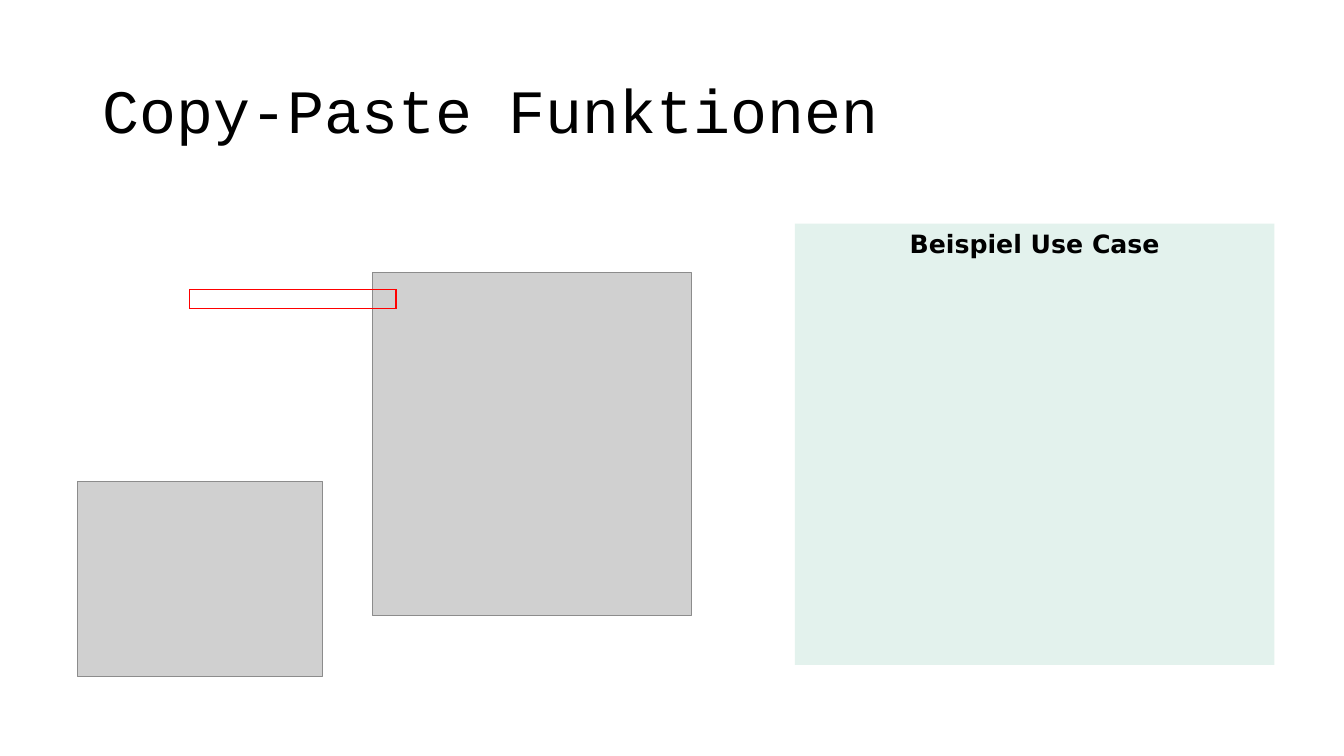
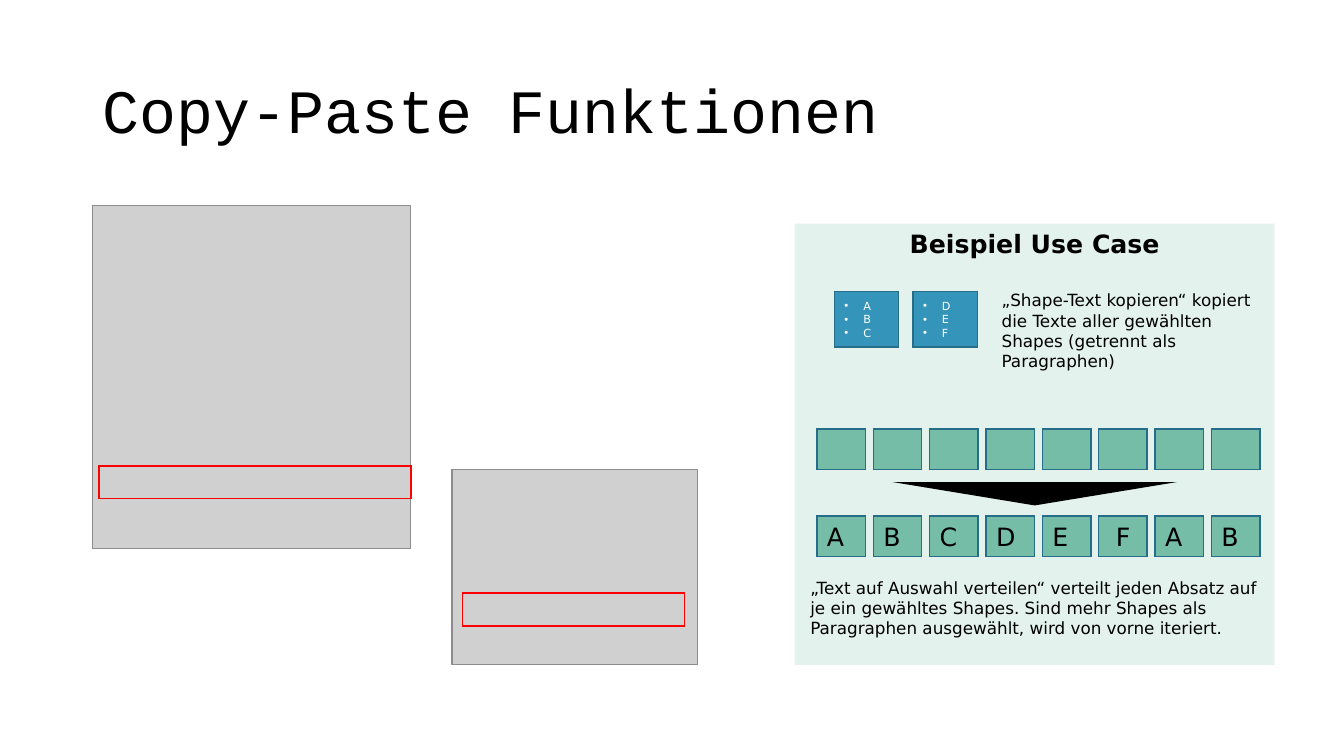
Before and after one commit to pyro-team/bkt-toolbox, a slide deck: slide 4 of documentation/Changelog.pptx (slide 7 before the commit). Drawn at 1344x756 pixels with LibreOffice and Linux fonts; fonts in the diff are those of the drawing; grey boxes stand for pictures. Boxes give left, top, right and bottom in pixels: in the first picture for what was removed or moved away, otherwise in the second. Text is boxed around its words. In the diff, an @@ line names an element or a change of style, - is before the commit and + after.

```diff
--- a/documentation/Changelog.pptx
+++ b/documentation/Changelog.pptx
@@ picture: place and size @@
-picture at (373, 272, 692, 616)
+picture at (93, 206, 411, 549)
@@ rectangle added at (835, 291, 899, 347), fill #3494BA, outline #266D8A 1 pt, 8 pt, text #FFFFFF @@
+• A
+• B
+• C
@@ rectangle added at (913, 291, 978, 347), fill #3494BA, outline #266D8A 1 pt, 8 pt, text #FFFFFF @@
+• D
+• E
+• F
@@ text added at (1002, 293, 1251, 371), 12 pt, text #000000 @@
+„Shape-Text kopieren“ kopiert die Texte aller gewählten Shapes (getrennt als Paragraphen)
@@ rectangle added at (818, 430, 866, 470), fill #75BDA7, outline #266D8A 1 pt @@
@@ rectangle added at (873, 430, 922, 470), fill #75BDA7, outline #266D8A 1 pt @@
@@ rectangle added at (930, 430, 978, 470), fill #75BDA7, outline #266D8A 1 pt @@
@@ rectangle added at (986, 430, 1034, 470), fill #75BDA7, outline #266D8A 1 pt @@
@@ rectangle added at (1043, 430, 1091, 470), fill #75BDA7, outline #266D8A 1 pt @@
@@ rectangle added at (1099, 430, 1147, 470), fill #75BDA7, outline #266D8A 1 pt @@
@@ rectangle added at (1155, 430, 1204, 470), fill #75BDA7, outline #266D8A 1 pt @@
@@ rectangle added at (1212, 430, 1260, 470), fill #75BDA7, outline #266D8A 1 pt @@
@@ rectangle: place and size @@
-rectangle at (190, 289, 396, 309)
+rectangle at (99, 466, 411, 499)
@@ picture: place and size @@
-picture at (77, 481, 323, 677)
+picture at (452, 470, 698, 665)
@@ triangle added at (892, 482, 1177, 505), fill #000000 @@
@@ rectangle added at (818, 516, 866, 557), fill #75BDA7, outline #266D8A 1 pt, 18 pt, text #000000 @@
+A
@@ rectangle added at (873, 516, 922, 557), fill #75BDA7, outline #266D8A 1 pt, 18 pt, text #000000 @@
+B
@@ rectangle added at (930, 516, 978, 557), fill #75BDA7, outline #266D8A 1 pt, 18 pt, text #000000 @@
+C
@@ rectangle added at (986, 516, 1034, 557), fill #75BDA7, outline #266D8A 1 pt, 18 pt, text #000000 @@
+D
@@ rectangle added at (1043, 516, 1091, 557), fill #75BDA7, outline #266D8A 1 pt, 18 pt, text #000000 @@
+E
@@ rectangle added at (1099, 516, 1147, 557), fill #75BDA7, outline #266D8A 1 pt, 18 pt, text #000000 @@
+F
@@ rectangle added at (1155, 516, 1204, 557), fill #75BDA7, outline #266D8A 1 pt, 18 pt, text #000000 @@
+A
@@ rectangle added at (1212, 516, 1260, 557), fill #75BDA7, outline #266D8A 1 pt, 18 pt, text #000000 @@
+B
@@ rectangle added at (463, 593, 685, 626), outline #FF0000 1 pt @@
@@ text added at (810, 581, 1257, 638), 12 pt, text #000000 @@
+„Text auf Auswahl verteilen“ verteilt jeden Absatz auf je ein gewähltes Shapes. Sind mehr Shapes als Paragraphen ausgewählt, wird von vorne iteriert.
```
Also in this commit, not shown: 2 other slides changed, 1 slide added, 2 slides removed, 1 other file.
